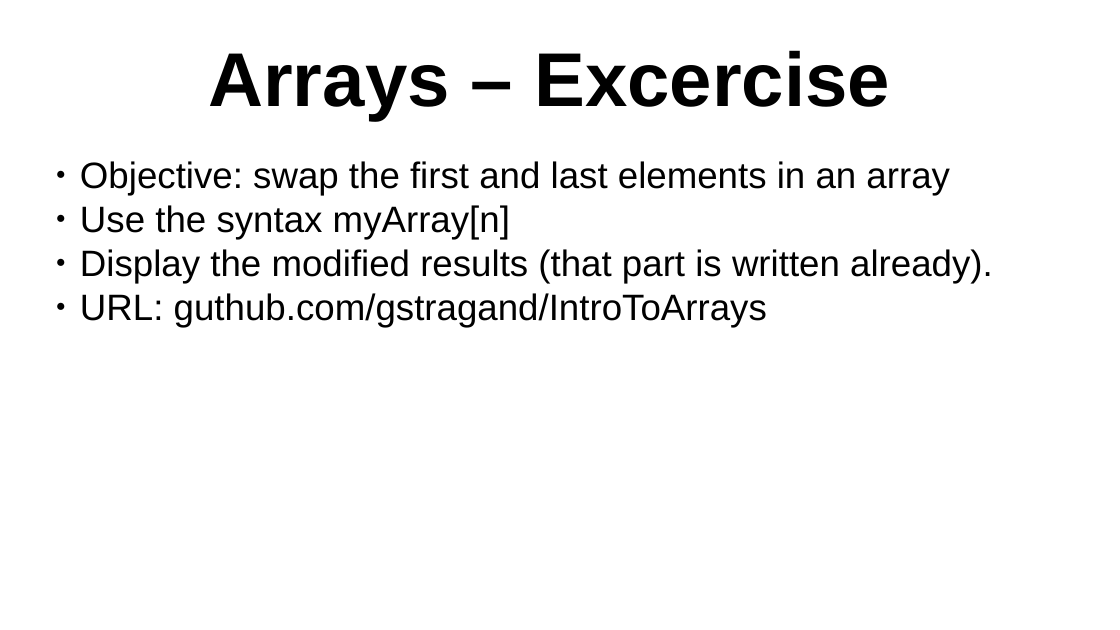
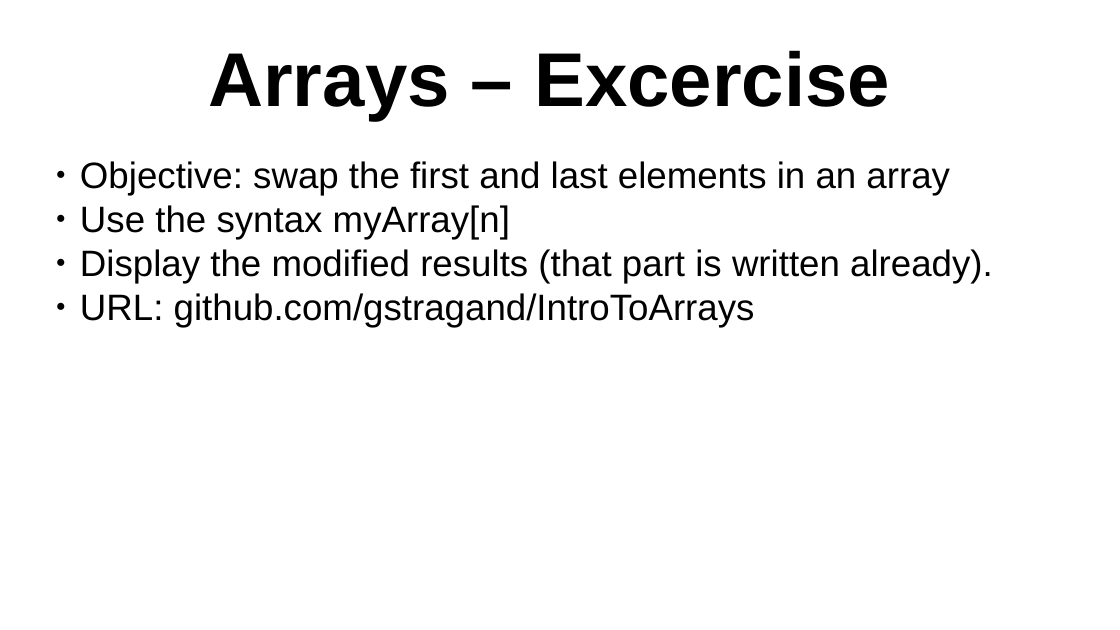
Before and after one commit to gstragand/IntroToArrays, a slide deck: slide 5 of Arrays.odp. Drawn at 1120x630 pixels with LibreOffice and Linux fonts; fonts in the diff are those of the drawing; background and template pictures are left out. Boxes give left, top, right and bottom in pixels: in the first picture for what was removed or moved away, otherwise in the second. Text is boxed around its words. In the diff, an @@ line names an element or a change of style, - is before the commit and + after.

```diff
--- a/Arrays.odp
+++ b/Arrays.odp
@@ text at bbox=[80, 293, 755, 327]: text changed @@
-● URL: guthub.com/gstragand/IntroToArrays
+● URL: github.com/gstragand/IntroToArrays
```
Also in this commit, not shown: 2 other slides changed, 2 other files.
